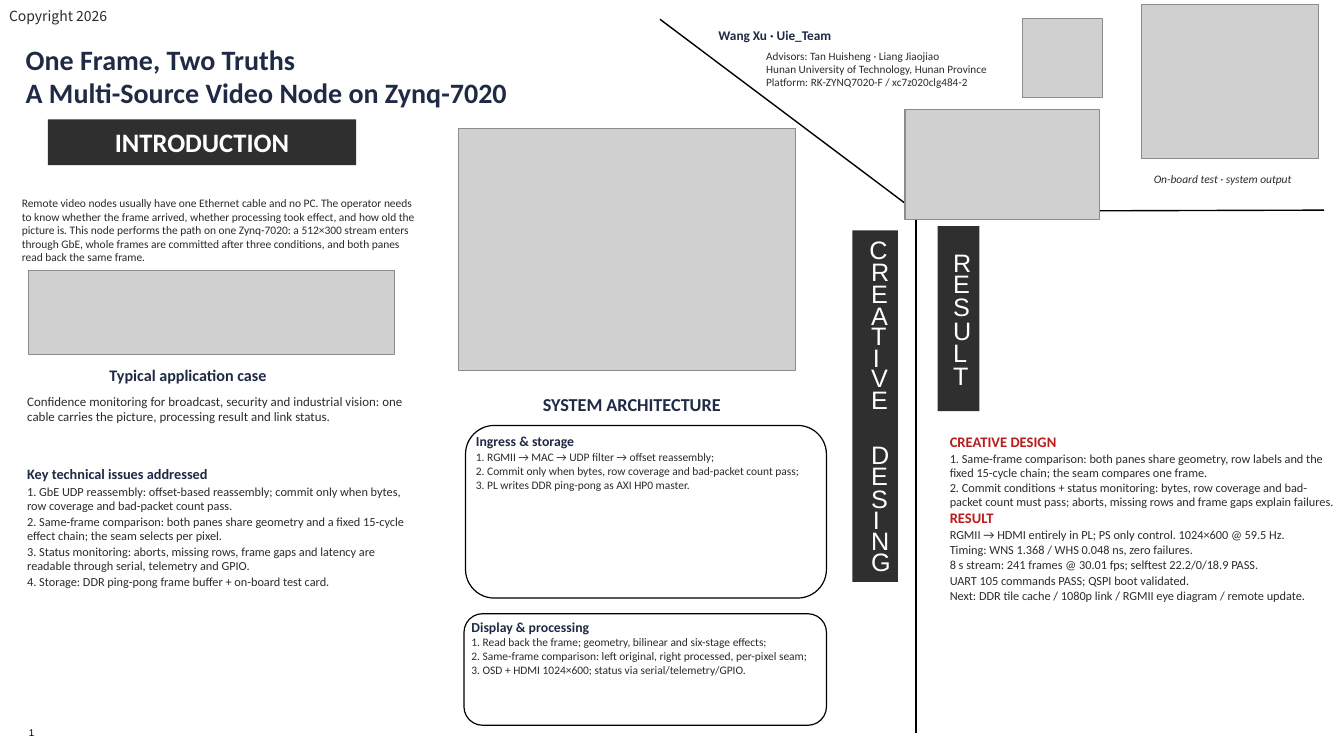
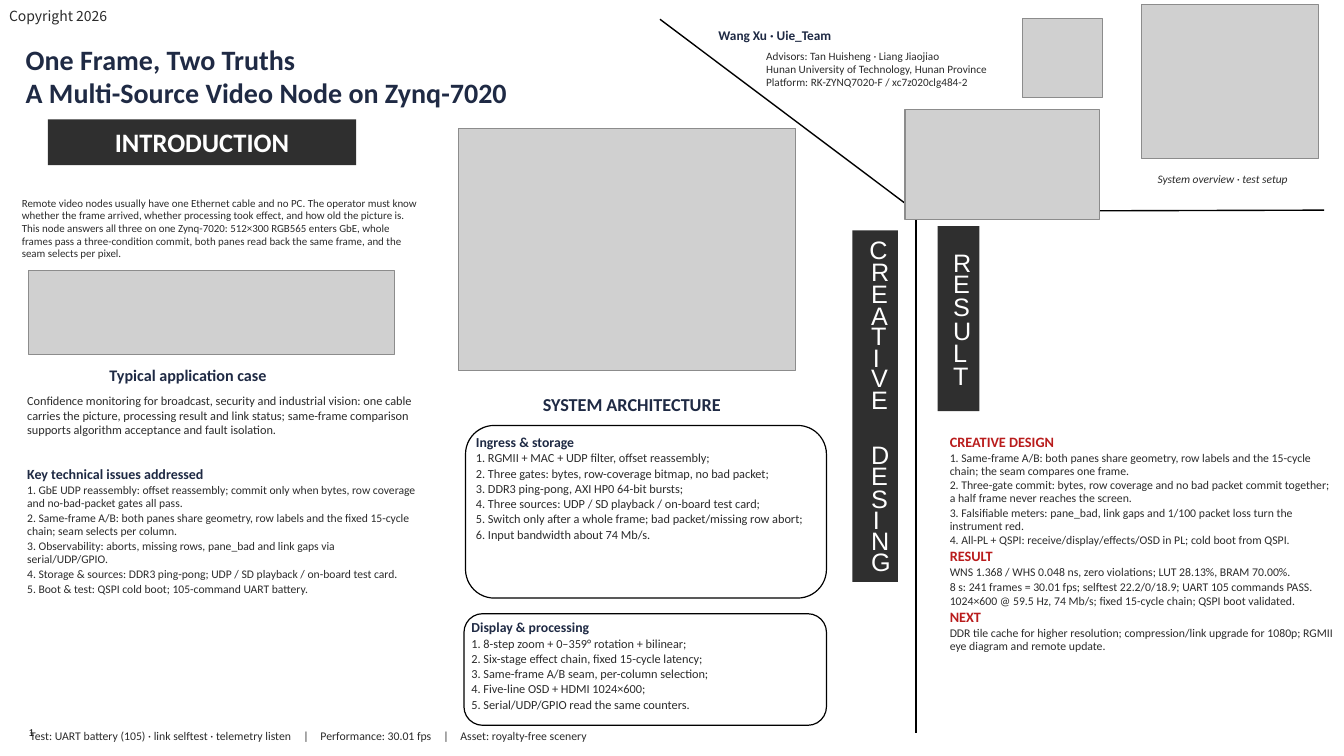
Before and after one commit to Uie-v-uiE/Video_Processing, a slide deck: slide 1 of posters/poster_en_editable.pptx. Drawn at 1344x756 pixels with LibreOffice and Linux fonts; fonts in the diff are those of the drawing; grey boxes stand for pictures; background and template pictures are left out. Boxes give left, top, right and bottom in pixels: in the first picture for what was removed or moved away, otherwise in the second. Text is boxed around its words. In the diff, an @@ line names an element or a change of style, - is before the commit and + after.

Commit message:
posters: use real PNG assets, system overview photo, and full template text

```diff
--- a/posters/poster_en_editable.pptx
+++ b/posters/poster_en_editable.pptx
@@ text at bbox=[1158, 175, 1287, 185]: text changed @@
-On-board test · system output
+System overview · test setup
@@ text at bbox=[22, 199, 417, 259]: text changed; size 8.2 to 7.8 pt @@
-Remote video nodes usually have one Ethernet cable and no PC. The operator needs to know whether the frame arrived, whether processing took effect, and how old the picture is. This node performs the path on one Zynq-7020: a 512×300 stream enters through GbE, whole frames are committed after three conditions, and both panes read back the same frame.
+Remote video nodes usually have one Ethernet cable and no PC. The operator must know whether the frame arrived, whether processing took effect, and how old the picture is. This node answers all three on one Zynq-7020: 512×300 RGB565 enters GbE, whole frames pass a three-condition commit, both panes read back the same frame, and the seam selects per pixel.
@@ text at bbox=[27, 396, 411, 436]: text changed; size 9.2 to 8.8 pt @@
-Confidence monitoring for broadcast, security and industrial vision: one cable carries the picture, processing result and link status.
+Confidence monitoring for broadcast, security and industrial vision: one cable carries the picture, processing result and link status; same-frame comparison supports algorithm acceptance and fault isolation.
@@ text at bbox=[950, 437, 1054, 561]: size 10.4 to 10.2 pt in "CREATIVE DESIGN", "RESULT"; line spacing 0.94 to 0.93 @@
@@ text at bbox=[27, 469, 203, 482]: size 10.2 to 10 pt in "Key technical issues addressed"; line spacing 0.97 to 0.95 @@
@@ text in rounded rectangle at bbox=[476, 453, 802, 541]: text changed; size 8.2 to 8.8 pt @@
-1. RGMII → MAC → UDP filter → offset reassembly;
-2. Commit only when bytes, row coverage and bad-packet count pass;
-3. PL writes DDR ping-pong as AXI HP0 master.
+1. RGMII + MAC + UDP filter, offset reassembly;
+2. Three gates: bytes, row-coverage bitmap, no bad packet;
+3. DDR3 ping-pong, AXI HP0 64-bit bursts;
+4. Three sources: UDP / SD playback / on-board test card;
+5. Switch only after a whole frame; bad packet/missing row abort;
+6. Input bandwidth about 74 Mb/s.
@@ text at bbox=[950, 454, 1329, 546]: text changed; size 8.8 to 8.4 pt @@
-1. Same-frame comparison: both panes share geometry, row labels and the fixed 15-cycle chain; the seam compares one frame.
-2. Commit conditions + status monitoring: bytes, row coverage and bad-packet count must pass; aborts, missing rows and frame gaps explain failures.
+1. Same-frame A/B: both panes share geometry, row labels and the 15-cycle chain; the seam compares one frame.
+2. Three-gate commit: bytes, row coverage and no bad packet commit together; a half frame never reaches the screen.
+3. Falsifiable meters: pane_bad, link gaps and 1/100 packet loss turn the instrument red.
+4. All-PL + QSPI: receive/display/effects/OSD in PL; cold boot from QSPI.
@@ text at bbox=[27, 486, 415, 595]: text changed; size 8.8 to 8.3 pt @@
-1. GbE UDP reassembly: offset-based reassembly; commit only when bytes, row coverage and bad-packet count pass.
-2. Same-frame comparison: both panes share geometry and a fixed 15-cycle effect chain; the seam selects per pixel.
-3. Status monitoring: aborts, missing rows, frame gaps and latency are readable through serial, telemetry and GPIO.
-4. Storage: DDR ping-pong frame buffer + on-board test card.
+1. GbE UDP reassembly: offset reassembly; commit only when bytes, row coverage and no-bad-packet gates all pass.
+2. Same-frame A/B: both panes share geometry, row labels and the fixed 15-cycle chain; seam selects per column.
+3. Observability: aborts, missing rows, pane_bad and link gaps via serial/UDP/GPIO.
+4. Storage & sources: DDR3 ping-pong; UDP / SD playback / on-board test card.
+5. Boot & test: QSPI cold boot; 105-command UART battery.
@@ text at bbox=[950, 568, 1333, 652]: text changed; size 8.8 to 8.4 pt @@
-RGMII → HDMI entirely in PL; PS only control. 1024×600 @ 59.5 Hz.
-Timing: WNS 1.368 / WHS 0.048 ns, zero failures.
-8 s stream: 241 frames @ 30.01 fps; selftest 22.2/0/18.9 PASS.
-UART 105 commands PASS; QSPI boot validated.
-Next: DDR tile cache / 1080p link / RGMII eye diagram / remote update.
+WNS 1.368 / WHS 0.048 ns, zero violations; LUT 28.13%, BRAM 70.00%.
+8 s: 241 frames = 30.01 fps; selftest 22.2/0/18.9; UART 105 commands PASS.
+1024×600 @ 59.5 Hz, 74 Mb/s; fixed 15-cycle chain; QSPI boot validated.
+NEXT
+DDR tile cache for higher resolution; compression/link upgrade for 1080p; RGMII eye diagram and remote update.
@@ text in rounded rectangle at bbox=[471, 639, 708, 710]: text changed; size 8.2 to 8.8 pt @@
-1. Read back the frame; geometry, bilinear and six-stage effects;
-2. Same-frame comparison: left original, right processed, per-pixel seam;
-3. OSD + HDMI 1024×600; status via serial/telemetry/GPIO.
+1. 8-step zoom + 0–359° rotation + bilinear;
+2. Six-stage effect chain, fixed 15-cycle latency;
+3. Same-frame A/B seam, per-column selection;
+4. Five-line OSD + HDMI 1024×600;
+5. Serial/UDP/GPIO read the same counters.
@@ text added at bbox=[30, 730, 587, 742], 8.4 pt, text #2B2B2B @@
+Test: UART battery (105) · link selftest · telemetry listen | Performance: 30.01 fps | Asset: royalty-free scenery
```
Also in this commit, not shown: 19 other files.
